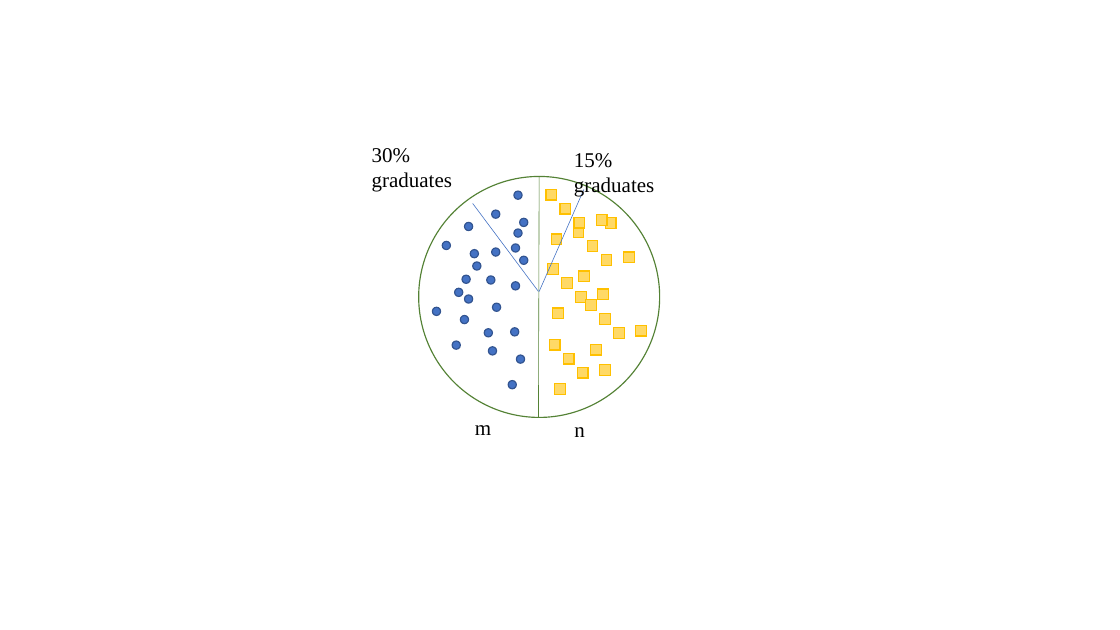
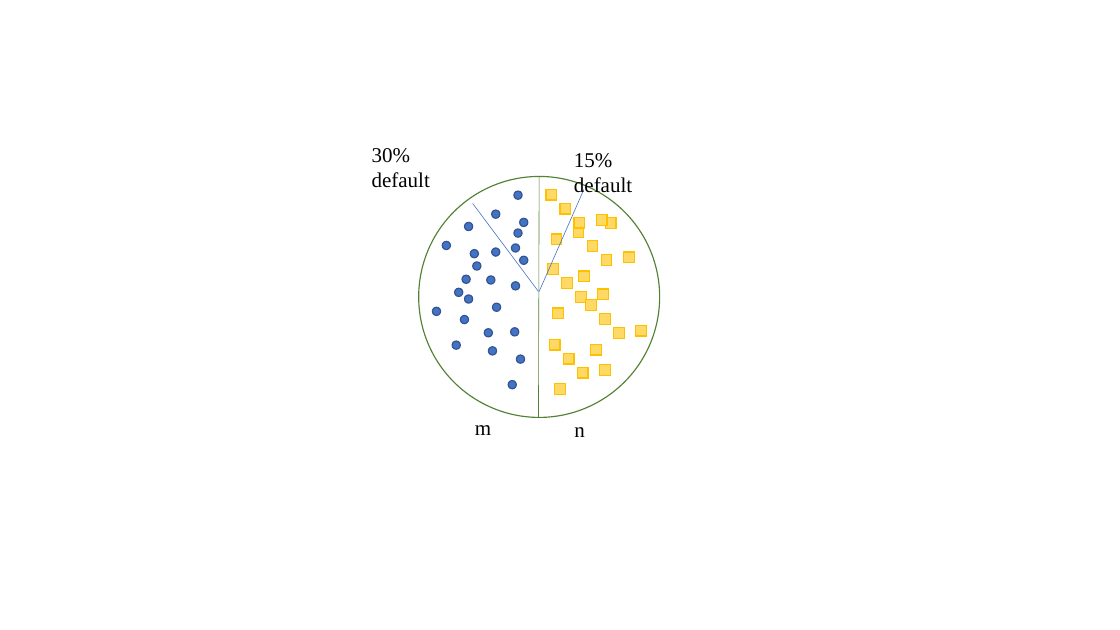
Before and after one commit to Amirosimani/Machine_Learning_Pratt, a slide deck: slide 7 of course slides/week_02.pptx. Drawn at 1120x630 pixels with LibreOffice and Linux fonts; fonts in the diff are those of the drawing. Boxes give left, top, right and bottom in pixels: in the first picture for what was removed or moved away, otherwise in the second. Text is boxed around its words. In the diff, an @@ line names an element or a change of style, - is before the commit and + after.

Commit message:
updated powerpoint

```diff
--- a/course slides/week_02.pptx
+++ b/course slides/week_02.pptx
@@ text at (x1=372, y1=148, x2=430, y2=188): text changed @@
-30% graduates
+30% default
@@ text at (x1=574, y1=153, x2=632, y2=197): text changed @@
-15% graduates
+15% default
```
Also in this commit, not shown: 1 other slide changed, 1 slide added.
